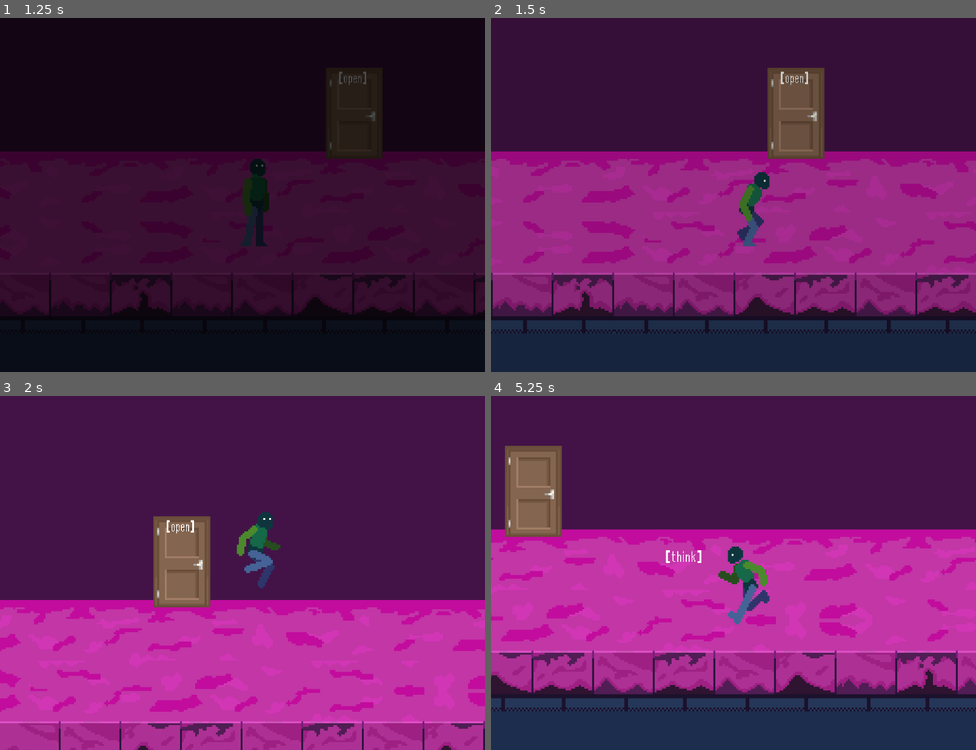
Above: before the commit, frames 1-4 (two rows, left to right).
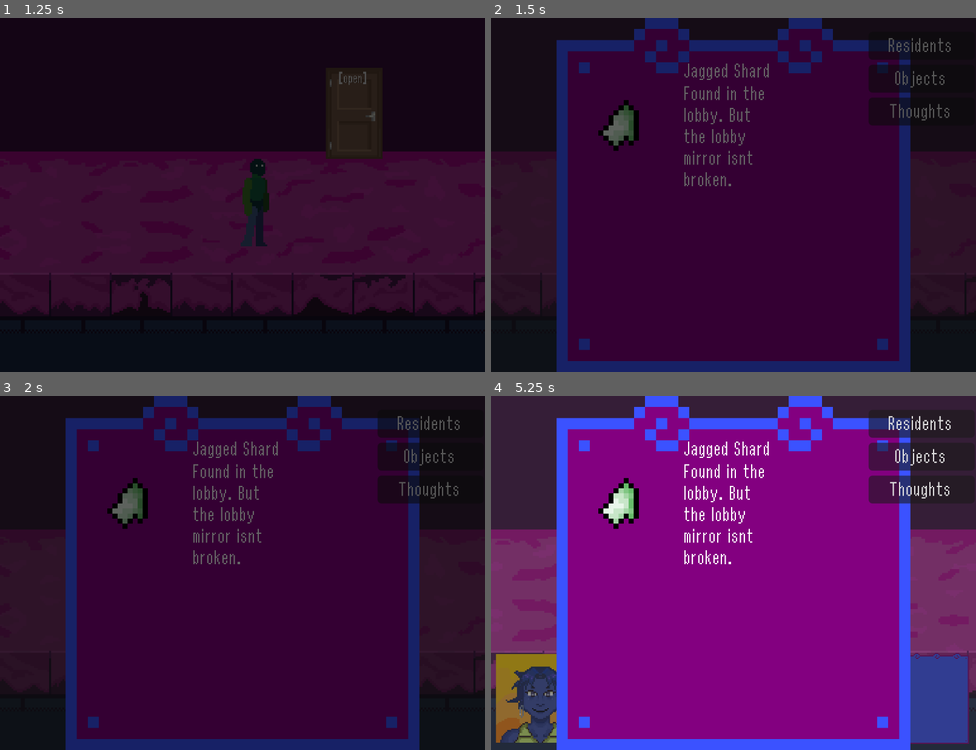
Above: after the commit, the same moments.

Repository: nisaturk/mirrorfixer-prototype
Game: Godot game, scene res://scenes/main_menu.tscn
Two runs of this game, one before a commit and one after it. Both use one fixed random seed, a clock stepped at 60 frames per second and the inputs below.
Inputs (mouse positions are in pixels of both pictures, inside the frame that each line leads up to):
- Up to frame 1 (1.25 s): click "START THIS SHIT" at 0.5 s
- Up to frame 2 (1.5 s): move the mouse to (840, 177) at 1.27 s; hold Right (move_right) from 1.28 s (still down); hold N (toggle_notebook, bound only after the commit) from 1.28 s (still down)
- Up to frame 3 (2 s): keep holding Right (move_right); keep holding N (toggle_notebook, bound only after the commit); tap Up (jump) at 1.52 s
- Up to frame 4 (5.25 s): release Right (move_right) at 2 s; release N (toggle_notebook, bound only after the commit) at 2 s; click (922, 424) at 2 s, where only the run after the commit has a clickable "Residents"; click (922, 456) at 2.75 s, where only the run after the commit has a clickable "Objects"; click (922, 488) at 3.5 s, where only the run after the commit has a clickable "Thoughts"; move the mouse to (636, 590) at 4.27 s; hold Right (move_right) 4.28-5.03 s; click (636, 590) at 4.35 s; tap Up (jump) at 4.52 s; tap N (toggle_notebook, bound only after the commit) at 4.55 s; move the mouse to (782, 495) at 5.02 s; hold Left (move_left) from 5.03 s (still down); hold N (toggle_notebook, bound only after the commit) from 5.03 s (still down)

Frame 1 is identical in both runs. In frame 2, 83% of the frame differs, in the area x 0-100%, y 0-100%; in frame 3, 73%; in frame 4, 90%.

Commit message:
notebook design debut

Diff:
--- /dev/null
+++ b/jsonfiles/notebook-prototype.json
@@ -0,0 +1,36 @@
+{
+	"npcs": {
+		"maxime": {
+			"name": "Maxime",
+			"portrait": "res://assets/ui/portraits/maxime.png",
+			"bio": "Maxime? He seems familiar and chill."
+		},
+		"ninh": {
+			"name": "Ninh",
+			"portrait": "res://assets/ui/portraits/ninh.png",
+			"bio": "Maxime's roommate? Baker?"
+		}
+	},
+	"items": {
+		"shard_lobby": {
+			"name": "Jagged Shard",
+			"image": "res://assets/sprites/interior/shard.png",
+			"description": "Found in the lobby. But the lobby mirror isnt broken."
+		},
+		"bell": {
+			"name": "Reception Bell",
+			"image": "res://assets/sprites/interior/bell/bell-still.png",
+			"description": "Ding ding.. ding dInG diNGGGG"
+		}
+	},
+	"thoughts": {
+		"day1": {
+			"text": "day 1: I woke up near the basement, it was noisy at first.",
+			"timestamp": "what day? is it??"
+		},
+		"day2": {
+			"text": "day 2: ok i havent experienced this yet",
+			"timestamp": "wednesday"
+		}
+	}
+}
--- a/project.godot
+++ b/project.godot
@@ -18,6 +18,8 @@
 
 DialogueData="*res://scripts/DialogueData.gd"
 DialogueUI="*res://scenes/DialogueUI.tscn"
+NotebookData="*res://scripts/NotebookData.gd"
+NotebookUI="*res://scenes/NotebookUI.tscn"
 SceneManager="*res://scenes/scene_manager.tscn"
 GlobalState="*res://scripts/global_state.gd"
 ActionManager="*res://scripts/action_manager.gd"
@@ -67,6 +69,11 @@
 "events": [Object(InputEventKey,"resource_local_to_scene":false,"resource_name":"","device":-1,"window_id":0,"alt_press …(195 unchanged characters)…
 ]
 }
+toggle_notebook={
+"deadzone": 0.2,
+"events": [Object(InputEventKey,"resource_local_to_scene":false,"resource_name":"","device":-1,"window_id":0,"alt_pressed":false,"shift_pressed":false,"ctrl_pressed":false,"meta_pressed":false,"pressed":false,"keycode":0,"physical_keycode":78,"key_label":0,"unicode":110,"location":0,"echo":false,"script":null)
+]
+}
 
 [layer_names]
 
--- /dev/null
+++ b/scenes/NotebookUI.tscn
@@ -0,0 +1,100 @@
+[gd_scene load_steps=4 format=3 uid="uid://dfuxaojq0li84"]
+
+[ext_resource type="Script" uid="uid://bxo1fum27kago" path="res://scripts/NotebookUI.gd" id="1_ux6k2"]
+[ext_resource type="Texture2D" uid="uid://dpl3hp1goeo7k" path="res://assets/ui/dialogue_box_texture.tres" id="2_3w1dn"]
+[ext_resource type="FontFile" uid="uid://by8f628mb0ucf" path="res://assets/ui/retganon.ttf" id="3_4g00e"]
+
+[node name="NotebookUI" type="CanvasLayer"]
+process_mode = 3
+script = ExtResource("1_ux6k2")
+
+[node name="MainControl" type="Control" parent="."]
+layout_mode = 3
+anchors_preset = 15
+anchor_right = 1.0
+anchor_bottom = 1.0
+grow_horizontal = 2
+grow_vertical = 2
+
+[node name="Dimmer" type="ColorRect" parent="MainControl"]
+layout_mode = 1
+anchors_preset = 15
+anchor_right = 1.0
+anchor_bottom = 1.0
+grow_horizontal = 2
+grow_vertical = 2
+color = Color(0.1584723, 0.15847233, 0.1584723, 0.5137255)
+
+[node name="BookBackground" type="TextureRect" parent="MainControl"]
+clip_contents = true
+layout_mode = 1
+anchors_preset = 15
+anchor_right = 1.0
+anchor_bottom = 1.0
+grow_horizontal = 2
+grow_vertical = 2
+texture = ExtResource("2_3w1dn")
+expand_mode = 1
+stretch_mode = 5
+
+[node name="TabsContainer" type="VBoxContainer" parent="MainControl/BookBackground"]
+layout_mode = 0
+offset_left = 299.0
+offset_top = 11.0
+offset_right = 383.0
+offset_bottom = 112.0
+
+[node name="NPCbutton" type="Button" parent="MainControl/BookBackground/TabsContainer"]
+layout_mode = 2
+theme_override_fonts/font = ExtResource("3_4g00e")
+text = "Residents"
+
+[node name="Itembutton" type="Button" parent="MainControl/BookBackground/TabsContainer"]
+layout_mode = 2
+theme_override_fonts/font = ExtResource("3_4g00e")
+text = "Objects"
+
+[node name="Thoughtbutton" type="Button" parent="MainControl/BookBackground/TabsContainer"]
+layout_mode = 2
+theme_override_fonts/font = ExtResource("3_4g00e")
+text = "Thoughts"
+
+[node name="ContentArea" type="Control" parent="MainControl/BookBackground"]
+layout_mode = 1
+anchors_preset = 15
+anchor_right = 1.0
+anchor_bottom = 1.0
+offset_left = 69.0
+offset_top = 35.0
+offset_right = -69.0
+offset_bottom = -17.0
+grow_horizontal = 2
+grow_vertical = 2
+
+[node name="NPCs" type="GridContainer" parent="MainControl/BookBackground/ContentArea"]
+layout_mode = 0
+offset_right = 40.0
+offset_bottom = 40.0
+columns = 3
+
+[node name="Items" type="ScrollContainer" parent="MainControl/BookBackground/ContentArea"]
+layout_mode = 1
+anchors_preset = 15
+anchor_right = 1.0
+anchor_bottom = 1.0
+grow_horizontal = 2
+grow_vertical = 2
+
+[node name="ItemList" type="VBoxContainer" parent="MainControl/BookBackground/ContentArea/Items"]
+layout_mode = 2
+
+[node name="Thoughts" type="ScrollContainer" parent="MainControl/BookBackground/ContentArea"]
+layout_mode = 1
+anchors_preset = 15
+anchor_right = 1.0
+anchor_bottom = 1.0
+grow_horizontal = 2
+grow_vertical = 2
+
+[node name="JournalList" type="VBoxContainer" parent="MainControl/BookBackground/ContentArea/Thoughts"]
+layout_mode = 2
--- /dev/null
+++ b/scenes/object_entry.tscn
@@ -0,0 +1,44 @@
+[gd_scene load_steps=5 format=3 uid="uid://byqxbr1umu6io"]
+
+[ext_resource type="Script" uid="uid://b76jcof8156o6" path="res://scripts/object_entry.gd" id="1_seygr"]
+[ext_resource type="FontFile" uid="uid://by8f628mb0ucf" path="res://assets/ui/retganon.ttf" id="2_p11kx"]
+
+[sub_resource type="LabelSettings" id="LabelSettings_abhb3"]
+font = ExtResource("2_p11kx")
+
+[sub_resource type="LabelSettings" id="LabelSettings_7vadc"]
+font = ExtResource("2_p11kx")
+
+[node name="ObjectEntry" type="MarginContainer"]
+anchors_preset = 15
+anchor_right = 1.0
+anchor_bottom = 1.0
+grow_horizontal = 2
+grow_vertical = 2
+script = ExtResource("1_seygr")
+
+[node name="HBoxContainer" type="HBoxContainer" parent="."]
+layout_mode = 2
+theme_override_constants/separation = 20
+
+[node name="Icon" type="TextureRect" parent="HBoxContainer"]
+custom_minimum_size = Vector2(64, 64)
+layout_mode = 2
+expand_mode = 1
+stretch_mode = 5
+
+[node name="VBoxContainer" type="VBoxContainer" parent="HBoxContainer"]
+layout_mode = 2
+size_flags_horizontal = 3
+
+[node name="Title" type="Label" parent="HBoxContainer/VBoxContainer"]
+layout_mode = 2
+text = "TITLE TITLE TITLE NAME NAME NAME"
+label_settings = SubResource("LabelSettings_abhb3")
+
+[node name="Description" type="Label" parent="HBoxContainer/VBoxContainer"]
+custom_minimum_size = Vector2(5, 5)
+layout_mode = 2
+text = "descriptive text, its meant to be. but is it? i don't know, to be honest. "
+label_settings = SubResource("LabelSettings_7vadc")
+autowrap_mode = 3
--- a/scripts/DialogueData.gd
+++ b/scripts/DialogueData.gd
@@ -3,7 +3,7 @@
 var dialogue_data: Dictionary = {}
 
 func _ready():
-	var file = FileAccess.open("res://dialogue/dialogue-prototype.json", FileAccess.READ)
+	var file = FileAccess.open("res://jsonfiles/dialogue-prototype.json", FileAccess.READ)
 	if file == null:
 		print("ERROR: Could not load dialogue.json")
 		return
--- /dev/null
+++ b/scripts/NotebookData.gd
@@ -0,0 +1,61 @@
+extends Node
+
+signal notebook_updated
+
+var unlocked_npc_ids: Array = []
+var collected_item_ids: Array = []
+var journal_entries: Array = []
+
+var notebook_db: Dictionary = {}
+
+func _ready():
+	load_notebook_data()
+	# temporary check-up, these are "unlocked" to test the UI
+	unlock_npc("maxime")
+	unlock_npc("ninh")
+	collect_item("shard_lobby")
+	add_note("day1")
+	add_note("day2")
+
+func load_notebook_data():
+	var file = FileAccess.open("res://jsonfiles/notebook-prototype.json", FileAccess.READ)
+	if file:
+		var json_text = file.get_as_text()
+		notebook_db = JSON.parse_string(json_text)
+		print("Notebook Data Loaded!")
+	else:
+		printerr("Failed to load notebook-prototype.json")
+
+func unlock_npc(id: String):
+	if id not in notebook_db["npcs"]:
+		printerr("NPC ID not found in DB: " + id)
+		return
+
+	if id not in unlocked_npc_ids:
+		unlocked_npc_ids.append(id)
+		emit_signal("notebook_updated")
+
+func collect_item(id: String):
+	if id not in notebook_db["items"]:
+		printerr("Item ID not found in DB: " + id)
+		return
+
+	if id not in collected_item_ids:
+		collected_item_ids.append(id)
+		emit_signal("notebook_updated")
+
+func add_note(id: String):
+	if id not in journal_entries:
+		journal_entries.append(id)
+		emit_signal("notebook_updated")
+
+func get_thought_data(id: String) -> Dictionary:
+	if notebook_db.has("thoughts"):
+		return notebook_db["thoughts"].get(id, {})
+	return {}
+
+func get_item_data(id: String) -> Dictionary:
+	return notebook_db["items"].get(id, {})
+
+func get_npc_data(id: String) -> Dictionary:
+	return notebook_db["npcs"].get(id, {})
--- /dev/null
+++ b/scripts/NotebookUI.gd
@@ -0,0 +1,94 @@
+extends CanvasLayer
+
+var object_entry_scene = preload("res://scenes/object_entry.tscn")
+
+# pages
+@onready var page_npc = $MainControl/BookBackground/ContentArea/NPCs
+@onready var page_items = $MainControl/BookBackground/ContentArea/Items
+@onready var page_thoughts = $MainControl/BookBackground/ContentArea/Thoughts
+
+#listsss babeyyy
+@onready var npc_grid_container = $MainControl/BookBackground/ContentArea/NPCs
+@onready var item_list_container = $MainControl/BookBackground/ContentArea/Items/ItemList
+@onready var journal_list_container = $MainControl/BookBackground/ContentArea/Thoughts/JournalList
+
+# tabs
+@onready var btn_npc = $MainControl/BookBackground/TabsContainer/NPCbutton
+@onready var btn_items = $MainControl/BookBackground/TabsContainer/Itembutton
+@onready var btn_thoughts = $MainControl/BookBackground/TabsContainer/Thoughtbutton
+
+func _ready():
+	visible = false
+	btn_npc.pressed.connect(show_npc_page)
+	btn_items.pressed.connect(show_items_page)
+	btn_thoughts.pressed.connect(show_thoughts_page)
+	NotebookData.notebook_updated.connect(refresh_ui)
+
+func _unhandled_input(event):
+	if event.is_action_pressed("toggle_notebook"):
+		if visible:
+			close()
+		else:
+			open()
+
+func open():
+	visible = true
+	get_tree().paused = true
+	refresh_ui()
+	show_items_page()
+
+func close():
+	visible = false
+	get_tree().paused = false
+
+func show_npc_page():
+	page_npc.visible = true
+	page_items.visible = false
+	page_thoughts.visible = false
+
+func show_items_page():
+	page_npc.visible = false
+	page_items.visible = true
+	page_thoughts.visible = false
+
+func show_thoughts_page():
+	page_npc.visible = false
+	page_items.visible = false
+	page_thoughts.visible = true
+
+func refresh_ui():
+	for child in item_list_container.get_children(): child.queue_free()
+	for child in npc_grid_container.get_children(): child.queue_free()
+	for child in journal_list_container.get_children(): child.queue_free()
+
+	for item_id in NotebookData.collected_item_ids:
+		var data = NotebookData.get_item_data(item_id)
+		if data.is_empty(): continue
+
+		var new_entry = object_entry_scene.instantiate()
+		item_list_container.add_child(new_entry)
+		new_entry.set_entry_data(data["name"], data["description"], data["image"])
+
+	for npc_id in NotebookData.unlocked_npc_ids:
+		var data = NotebookData.get_npc_data(npc_id)
+		if data.is_empty(): continue
+
+		var btn = Button.new()
+		btn.text = data["name"]
+		btn.icon = load(data["portrait"])
+		btn.icon_alignment = HORIZONTAL_ALIGNMENT_CENTER
+		btn.vertical_icon_alignment = VERTICAL_ALIGNMENT_TOP
+		btn.expand_icon = true
+		btn.custom_minimum_size = Vector2(100, 130)
+		btn.flat = false
+
+		npc_grid_container.add_child(btn)
+
+	for note_id in NotebookData.journal_entries:
+		var data = NotebookData.get_thought_data(note_id)
+		if data.is_empty(): continue
+
+		var new_entry = object_entry_scene.instantiate()
+		journal_list_container.add_child(new_entry)
+
+		new_entry.set_entry_data(data["timestamp"], data["text"], "")
--- a/scripts/global_state.gd
+++ b/scripts/global_state.gd
@@ -8,6 +8,7 @@
 var spoke_to_miss_manager: bool = false
 var finished_dialogues: Array = []
 var just_used_elevator: bool = false
+var unlocked_notebook_ids: Array = []
 
 const SAVE_PATH = "user://savegame.json"
 
--- /dev/null
+++ b/scripts/object_entry.gd
@@ -0,0 +1,15 @@
+extends MarginContainer
+
+@onready var icon_texture = $HBoxContainer/Icon
+@onready var title_label = $HBoxContainer/VBoxContainer/Title
+@onready var desc_label = $HBoxContainer/VBoxContainer/Description
+
+func set_entry_data(item_name: String, description: String, icon_path: String):
+	title_label.text = item_name
+	desc_label.text = description
+
+	if icon_path != "":
+		icon_texture.texture = load(icon_path)
+		icon_texture.visible = true
+	else:
+		icon_texture.visible = false
--- a/scripts/player.gd
+++ b/scripts/player.gd
@@ -13,7 +13,8 @@
 var is_interacting: bool = false
 
 func _physics_process(delta: float) -> void:
-
+	if get_tree().paused:
+		return
 	if not is_on_floor():
 		velocity += get_gravity() * delta
 	if Input.is_action_just_pressed("jump") and is_on_floor():
Renamed: dialogue/dialogue-prototype.json -> jsonfiles/dialogue-prototype.json
Not shown, added: scripts/NotebookData.gd.uid
Not shown, added: scripts/NotebookUI.gd.uid
Not shown, added: scripts/object_entry.gd.uid
Not shown, added: scenes/NotebookUI.tscn15461504911.tmp
Not shown, added: scenes/NotebookUI.tscn15469237619.tmp
